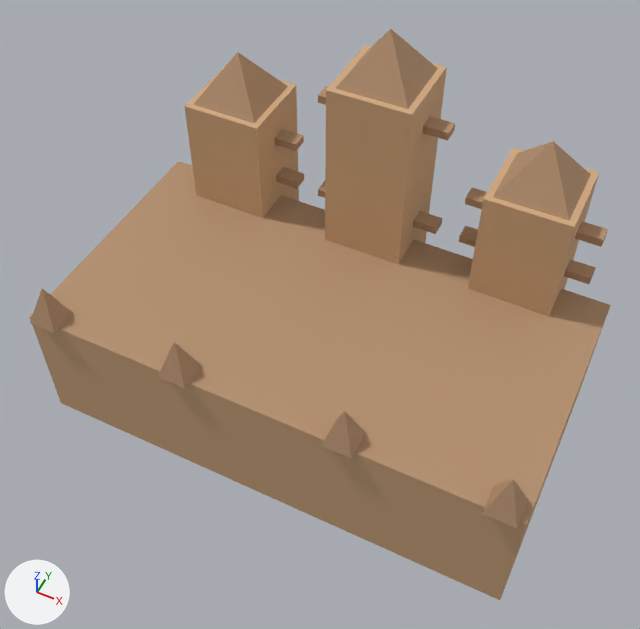
The glTF model unbroken-ages/godot/assets/models/landmarks/mosque.glb as it was, and as the next commit left it.
Both versions are drawn from a camera (50 mm lens) standing at (0.619, -1.247, 1.883) and looking at (0.016, -0.042, 0.376). The axes (+X, +Y, +Z) are drawn at lower left. The lights are the same throughout. The picture after the commit comes second.

In view in the first picture: 'mosque'.
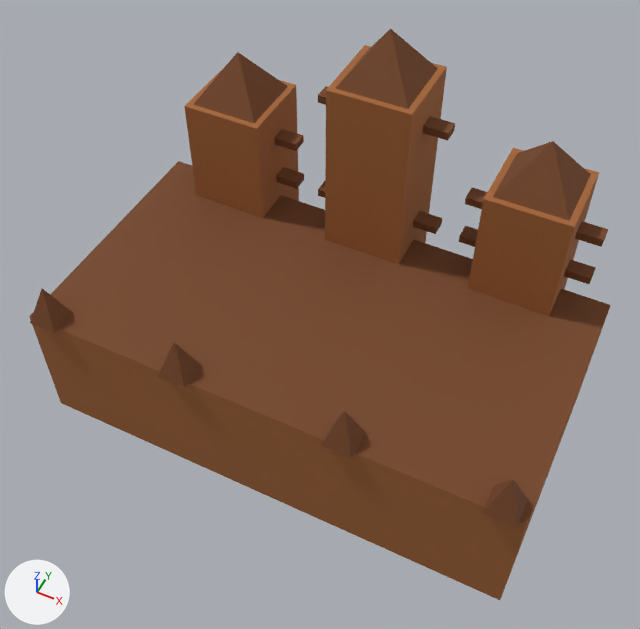
What the commit changed:
Material 'Material_0' (mat_material_0) changes colour from brown #b5906f to brown #764624; in linear values from (0.46, 0.28, 0.16) to (0.181, 0.0608, 0.0177).
Material 'Material_1' (mat_material_1) changes colour from brown #d1aa81 to brown #a56635; in linear values from (0.64, 0.4, 0.22) to (0.375, 0.133, 0.0358).

Changed parts and their boxes (x1, y1, x2, y2) in the pictures (640 x 629 px):
'mosque', recoloured (darker)
    both: (29, 29, 611, 600)
